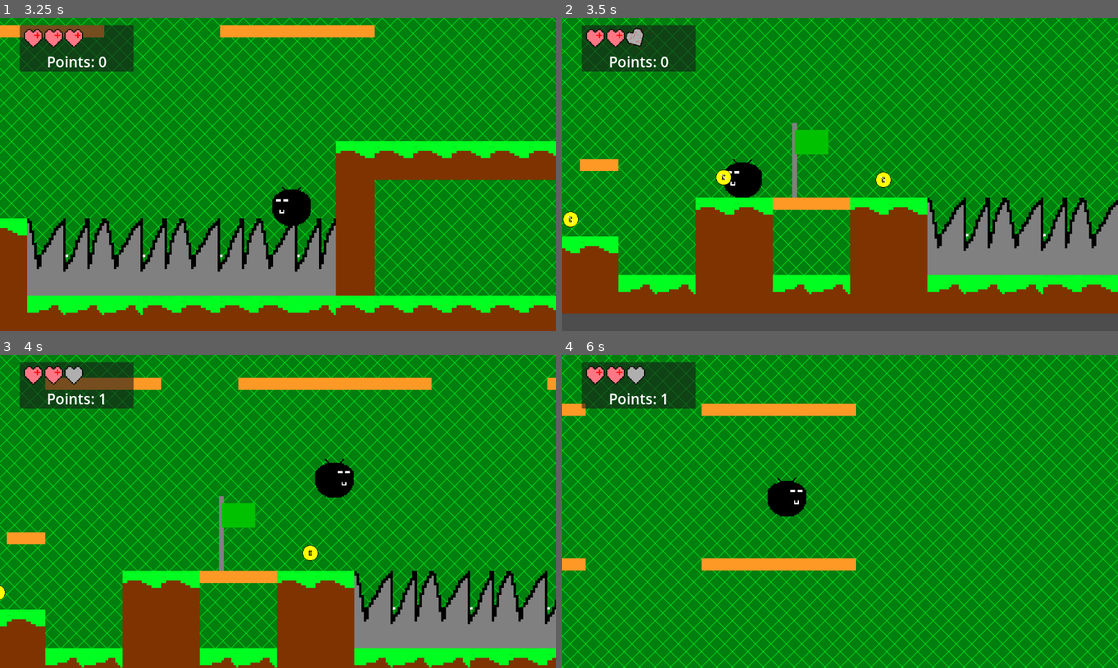
Above: before the commit, frames 1-4 (two rows, left to right).
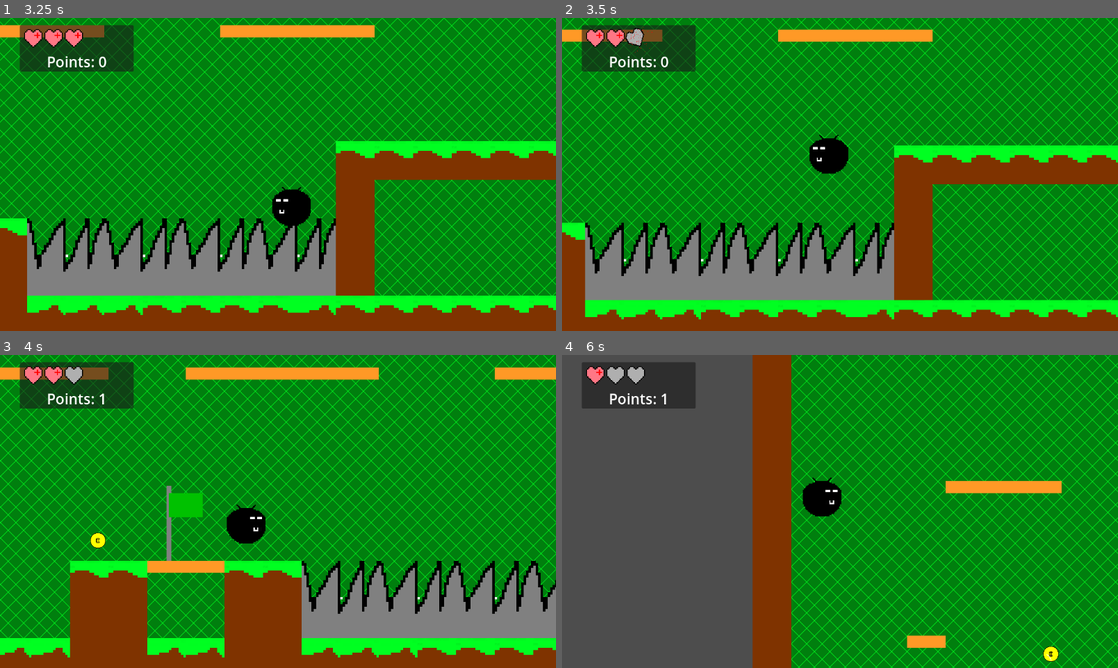
Above: after the commit, the same moments.

Repository: CWmain/Platformer
Game: Godot game, scene res://gui/level_select.tscn
Same seed, same stepped clock (60 frames per second), same inputs: the game is played once before the commit and once after it.
Inputs (mouse positions are in pixels of both pictures, inside the frame that each line leads up to):
- Up to frame 1 (3.25 s): click "Level_1" at 0.5 s; move the mouse to (400, 158) at 1.27 s; hold Right (right) 1.28-2.78 s; tap Space (jump) at 1.52, 2.27 s; move the mouse to (166, 190) at 2.02 s; move the mouse to (333, 105) at 2.77 s; hold A (left) from 2.78 s (still down)
- Up to frame 2 (3.5 s): keep holding A (left)
- Up to frame 3 (4 s): move the mouse to (250, 574) at 3.52 s; release A (left) at 3.53 s; hold Right (right) from 3.53 s (still down); tap Space (jump) at 3.77 s
- Up to frame 4 (6 s): move the mouse to (1006, 558) at 4.27 s; tap Space (jump) at 4.52, 5.27 s; move the mouse to (673, 464) at 5.02 s; release Right (right) at 5.03 s; hold A (left) 5.03-5.78 s; move the mouse to (867, 511) at 5.77 s; hold Right (right) from 5.78 s (still down)

Frame 1 is identical in both runs. In frame 2, 58% of the frame differs, in the area x 0-100%, y 0-100%; in frame 3, 43%; in frame 4, 60%.

Commit message:
Adding visuals to hitting spikes along with iframes, strange behaviour appear to respawn twice???

Diff:
--- a/Platformer/GameObjects/Old Game Objects/spike.gd
+++ b/Platformer/GameObjects/Old Game Objects/spike.gd
@@ -3,7 +3,7 @@
 
 func _on_body_entered(body):
 	if (body.name == "Player"):
-		body.set_last_ground()
 		body.remove_health(1)
+
 		print("Ouch")
 	pass # Replace with function body.
--- a/Platformer/GameObjects/spikey.gd
+++ b/Platformer/GameObjects/spikey.gd
@@ -1,12 +1,16 @@
 extends Area2D
 
-
-
+var player
+var timerStart = false
 
 func _on_body_entered(body):
 	if (body.name == "Player"):
+		player = body
 		print("On Spike")
-		body.set_last_ground()
+		body.velocity = -body.velocity
+		if !timerStart:
+			timerStart = true
+			$GoToCheckpoint.start()
 		body.remove_health(1)
 
 
@@ -17,3 +21,10 @@
 	if (body.name == "Player"):
 		print("Not on Spike")
 	pass # Replace with function body.
+
+
+func _on_go_to_checkpoint_timeout():
+	$GoToCheckpoint.stop()
+	timerStart = false
+	player.set_last_ground()
+	pass # Replace with function body.
--- a/Platformer/GameObjects/spikey.tscn
+++ b/Platformer/GameObjects/spikey.tscn
@@ -12,5 +12,9 @@
 position = Vector2(8, -7.125)
 shape = SubResource("RectangleShape2D_rc4cm")
 
+[node name="GoToCheckpoint" type="Timer" parent="."]
+wait_time = 0.5
+
 [connection signal="body_entered" from="." to="." method="_on_body_entered"]
 [connection signal="body_exited" from="." to="." method="_on_body_exited"]
+[connection signal="timeout" from="GoToCheckpoint" to="." method="_on_go_to_checkpoint_timeout"]
--- a/Platformer/main_character.gd
+++ b/Platformer/main_character.gd
@@ -20,6 +20,9 @@
 
 @onready var ray_cast = $RayCast2D
 @onready var chain = $chain
+
+# Variable to make player immune to damage
+var immune = false
 
 var is_on_ice = false
 # -1 = left 0 = false 1 = right
@@ -143,11 +146,21 @@
 		chain.set_indexed("rotation", TAU/4 + chain_base.angle_to(tip_loc))
 
 func remove_health(amount: int):
-	game_manager.take_damage(amount)
+	if immune == false:
+		game_manager.take_damage(amount)
+		$iframes.start()
+		immune = true
+
+func _on_iframes_timeout():
+	immune = false
+	$iframes.stop()
+	pass # Replace with function body.
 
 
 func set_last_ground():
-	self.set_indexed("position", last_on_ground)
+	position = last_on_ground
+	velocity = Vector2(0,0)
+
 	pass
 
 func set_is_on_ice(val : bool):
--- a/Platformer/main_character.tscn
+++ b/Platformer/main_character.tscn
@@ -137,4 +137,8 @@
 position_smoothing_enabled = true
 position_smoothing_speed = 7.0
 
+[node name="iframes" type="Timer" parent="."]
+wait_time = 0.6
+
 [connection signal="draw" from="." to="." method="_on_draw"]
+[connection signal="timeout" from="iframes" to="." method="_on_iframes_timeout"]
